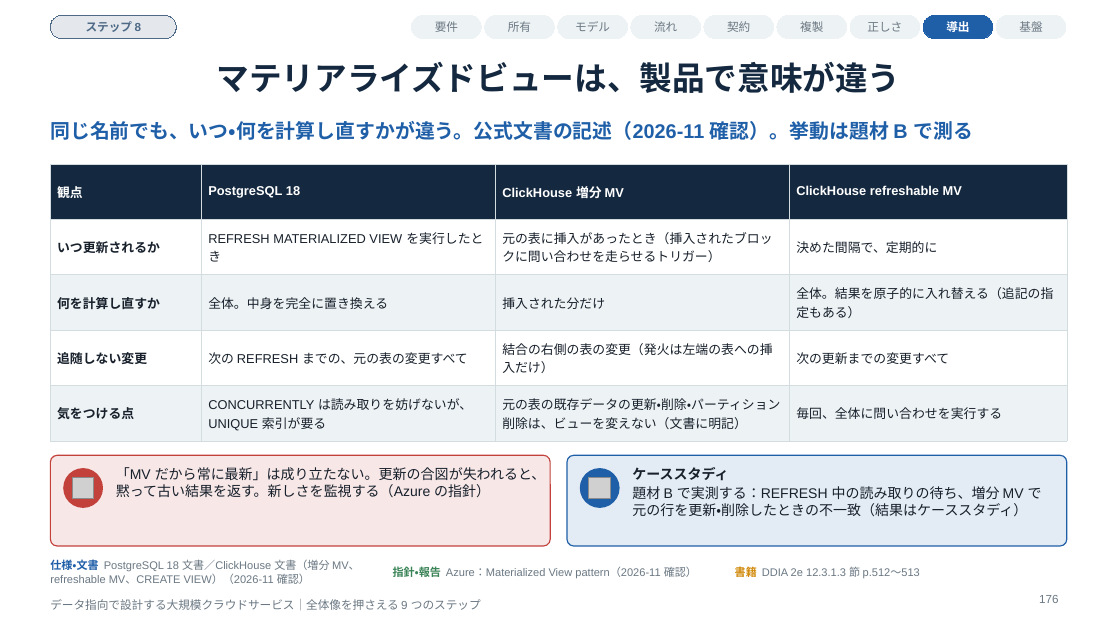
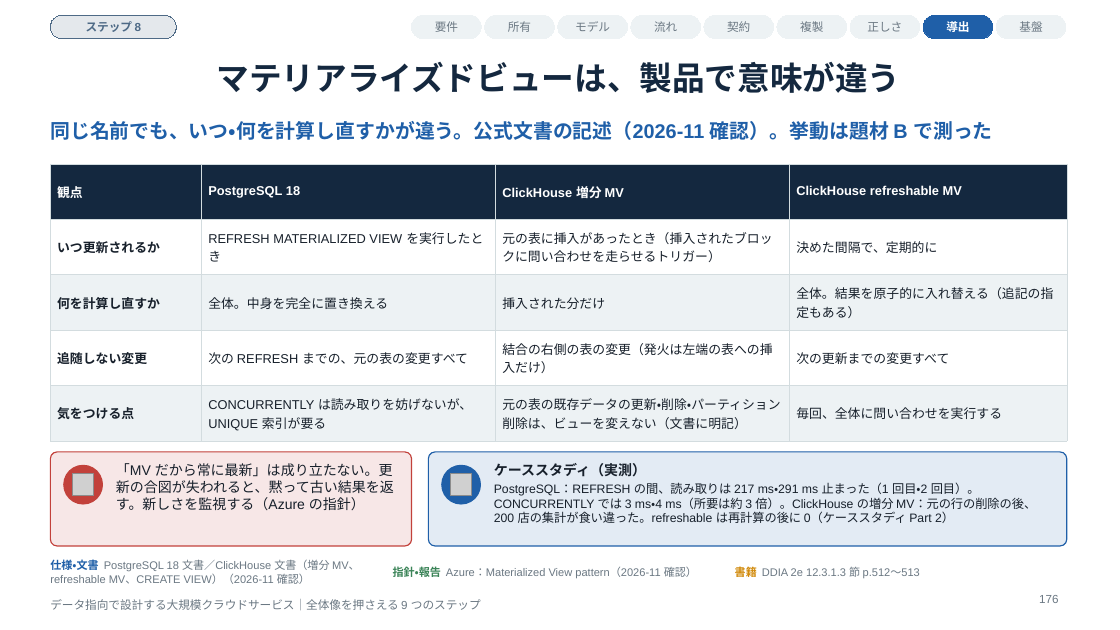
Before and after one commit to Takenori-Kusaka/data-intensive-design-guide, a slide deck: slide 176 of slides/data-intensive-design-guide.pptx. Drawn at 1120x630 pixels with LibreOffice and Linux fonts; fonts in the diff are those of the drawing; grey boxes stand for pictures. Boxes give left, top, right and bottom in pixels: in the first picture for what was removed or moved away, otherwise in the second. Text is boxed around its words. In the diff, an @@ line names an element or a change of style, - is before the commit and + after.

```diff
--- a/slides/data-intensive-design-guide.pptx
+++ b/slides/data-intensive-design-guide.pptx
@@ text at <box>50,121,992,140</box>: text changed @@
-同じ名前でも、いつ・何を計算し直すかが違う。公式文書の記述（2026-11 確認）。挙動は題材 B で測る
+同じ名前でも、いつ・何を計算し直すかが違う。公式文書の記述（2026-11 確認）。挙動は題材 B で測った
@@ rounded rectangle at <box>50,452,412,546</box>: proportions changed @@
@@ rounded rectangle: place and size @@
-rounded rectangle at <box>50,455,550,546</box>
+rounded rectangle at <box>50,452,412,546</box>
@@ ellipse: place and size @@
-ellipse at <box>64,469,103,507</box>
+ellipse at <box>64,465,103,504</box>
@@ text "「MV だから常に最新」は成り立たない。更新の合図が失われると、黙って古い結果を返す。新しさを監視する（Azure の指 ..." rewrapped from <box>116,467,546,497</box> to <box>116,463,394,510</box> @@
@@ rounded rectangle: place and size @@
-rounded rectangle at <box>567,455,1067,546</box>
+rounded rectangle at <box>429,452,1067,546</box>
@@ rounded rectangle at <box>429,452,1067,546</box>: proportions changed @@
@@ ellipse: place and size @@
-ellipse at <box>581,469,619,507</box>
+ellipse at <box>442,465,481,504</box>
@@ picture: place and size @@
-picture at <box>589,477,611,499</box>
+picture at <box>450,474,472,496</box>
@@ text at <box>494,463,1036,523</box>: text changed; size 12 to 10.5 pt @@
-ケーススタディ
-題材 B で実測する：REFRESH 中の読み取りの待ち、増分 MV で元の行を更新・削除したときの不一致（結果はケーススタディ）
+ケーススタディ（実測）
+PostgreSQL：REFRESH の間、読み取りは 217 ms・291 ms 止まった（1 回目・2 回目）。CONCURRENTLY では 3 ms・4 ms（所要は約 3 倍）。ClickHouse の増分 MV：元の行の削除の後、200 店の集計が食い違った。refreshable は再計算の後に 0（ケーススタディ Part 2）
```
Also in this commit, not shown: 48 other slides changed, 54 other files.
